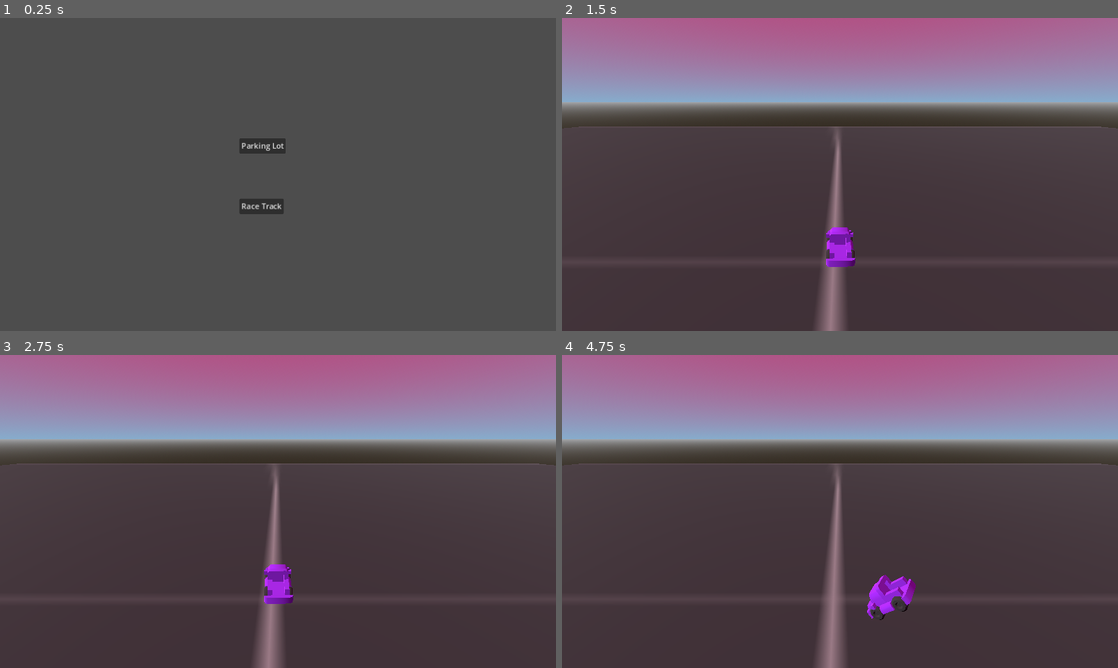
Above: before the commit, frames 1-4 (two rows, left to right).
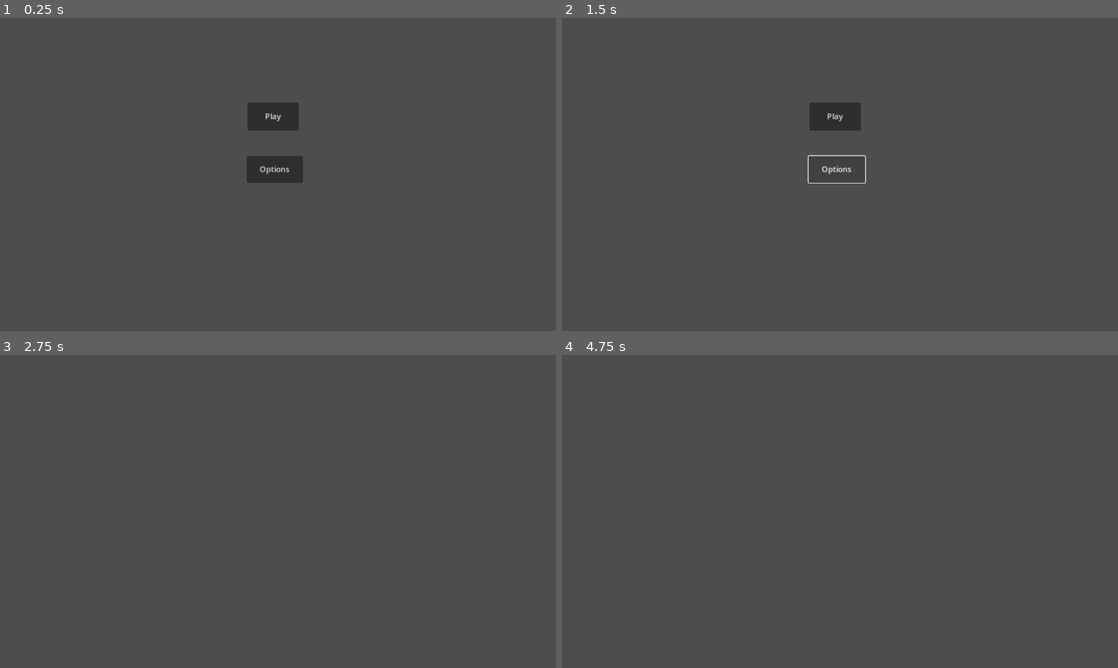
Above: after the commit, the same moments.

Repository: Dgarc359/driving-demo-01
Game: Godot game, scene res://scenes/main.tscn
Two runs of this game, one before a commit and one after it. Both use one fixed random seed, a clock stepped at 60 frames per second and the inputs below.
Inputs (mouse positions are in pixels of both pictures, inside the frame that each line leads up to):
- Up to frame 1 (0.25 s): no input
- Up to frame 2 (1.5 s): click (823, 146) at 0.5 s, where only the run before the commit has a clickable "Parking Lot"; click (834, 168) at 1.25 s, where only the run after the commit has a clickable "Options"
- Up to frame 3 (2.75 s): click (272, 452) at 2 s, where only the run after the commit has a clickable "Play"
- Up to frame 4 (4.75 s): tap Enter (ui_accept) at 2.75, 3.02, 3.77 s; hold Right (ui_right) 2.78-3.53 s; hold Down (ui_down) 3.53-4.28 s; hold Right (ui_right) from 4.28 s (still down)

The runs differ from the first frame. In frame 1, 2.3% of the frame differs, in the area x 43-55%, y 27-63%; in frame 2, 62%, in the area x 0-100%, y 0-100%; in frame 3, 62%; in frame 4, 62%.
Error after the commit: Parse Error: Cannot assign a new value to a constant. (res://scripts/selectable_node_button.gd:9)

Commit message:
add more control on menu ui to pick levels / vehicle

Diff:
--- /dev/null
+++ b/assets/resources/initial_config.tres
@@ -0,0 +1,13 @@
+[gd_resource type="Resource" script_class="Configuration" load_steps=7 format=3 uid="uid://v2v0qxl76y54"]
+
+[ext_resource type="PackedScene" uid="uid://cyin8sti7epx7" path="res://scenes/levels/level_one.tscn" id="1_agckq"]
+[ext_resource type="Script" path="res://scripts/configuration_resource.gd" id="1_elm6f"]
+[ext_resource type="PackedScene" uid="uid://bc8r7ph5e72gv" path="res://scenes/levels/parking_lot_level.tscn" id="2_r60cp"]
+[ext_resource type="Script" path="res://scripts/selectable_vehicle.gd" id="3_ye8yw"]
+[ext_resource type="Resource" uid="uid://beprywepenvya" path="res://assets/resources/vehicles/initial_car_implementation.tres" id="4_etiht"]
+[ext_resource type="Resource" uid="uid://bltlivuj7m7d2" path="res://assets/resources/vehicles/sphere_collision_box_car.tres" id="5_m2xrj"]
+
+[resource]
+script = ExtResource("1_elm6f")
+available_maps = Array[PackedScene]([ExtResource("2_r60cp"), ExtResource("1_agckq")])
+available_vehicles = Array[ExtResource("3_ye8yw")]([ExtResource("4_etiht"), ExtResource("5_m2xrj")])
--- /dev/null
+++ b/assets/resources/vehicles/initial_car_implementation.tres
@@ -0,0 +1,10 @@
+[gd_resource type="Resource" script_class="SelectableVehicle" load_steps=3 format=3 uid="uid://beprywepenvya"]
+
+[ext_resource type="Script" path="res://scripts/selectable_vehicle.gd" id="1_31wrc"]
+[ext_resource type="PackedScene" uid="uid://bcthqpogl584w" path="res://scenes/vehicles/car-controller.tscn" id="2_aayud"]
+
+[resource]
+script = ExtResource("1_31wrc")
+display_name = "Basic Car"
+description = "(Recommended) The basic car"
+vehicle_scene = ExtResource("2_aayud")
--- /dev/null
+++ b/assets/resources/vehicles/sphere_collision_box_car.tres
@@ -0,0 +1,10 @@
+[gd_resource type="Resource" script_class="SelectableVehicle" load_steps=3 format=3 uid="uid://bltlivuj7m7d2"]
+
+[ext_resource type="Script" path="res://scripts/selectable_vehicle.gd" id="1_wv36n"]
+[ext_resource type="PackedScene" uid="uid://bka11q4c4rl77" path="res://scenes/vehicles/sphere_car_controller.tscn" id="2_k4r60"]
+
+[resource]
+script = ExtResource("1_wv36n")
+display_name = "Sphere Collision Car"
+description = "BUGGY - NOT RECOMMENDED"
+vehicle_scene = ExtResource("2_k4r60")
--- a/scenes/levels/level_one.tscn
+++ b/scenes/levels/level_one.tscn
@@ -1,6 +1,6 @@
 [gd_scene load_steps=6 format=3 uid="uid://cyin8sti7epx7"]
 
-[ext_resource type="PackedScene" uid="uid://bcthqpogl584w" path="res://scenes/car-controller.tscn" id="1_co805"]
+[ext_resource type="PackedScene" uid="uid://bcthqpogl584w" path="res://scenes/vehicles/car-controller.tscn" id="1_co805"]
 [ext_resource type="PackedScene" uid="uid://cn2mfrey10boj" path="res://scenes/race_track_02.tscn" id="2_4bni2"]
 
 [sub_resource type="ProceduralSkyMaterial" id="ProceduralSkyMaterial_5b20i"]
--- a/scenes/levels/parking_lot_level.tscn
+++ b/scenes/levels/parking_lot_level.tscn
@@ -1,7 +1,7 @@
 [gd_scene load_steps=6 format=3 uid="uid://bc8r7ph5e72gv"]
 
 [ext_resource type="PackedScene" uid="uid://dbohbht45vr6r" path="res://scenes/parking_lot.tscn" id="1_el7kc"]
-[ext_resource type="PackedScene" uid="uid://bka11q4c4rl77" path="res://scenes/sphere_car_controller.tscn" id="2_qrg66"]
+[ext_resource type="PackedScene" uid="uid://bka11q4c4rl77" path="res://scenes/vehicles/sphere_car_controller.tscn" id="2_qrg66"]
 
 [sub_resource type="ProceduralSkyMaterial" id="ProceduralSkyMaterial_gvgam"]
 sky_top_color = Color(0.741473, 0.222067, 0.440984, 1)
--- a/scenes/menu_ui.tscn
+++ b/scenes/menu_ui.tscn
@@ -1,18 +1,62 @@
-[gd_scene load_steps=4 format=3 uid="uid://ci1jl5kmpe3i8"]
+[gd_scene load_steps=7 format=3 uid="uid://ci1jl5kmpe3i8"]
 
 [ext_resource type="Script" path="res://scripts/level_select.gd" id="1_0s3vg"]
+[ext_resource type="Script" path="res://scripts/menu_ui.gd" id="1_udfkx"]
+[ext_resource type="Script" path="res://scripts/ui_traversal_button.gd" id="2_cnag4"]
 [ext_resource type="PackedScene" uid="uid://bc8r7ph5e72gv" path="res://scenes/levels/parking_lot_level.tscn" id="2_jqw3m"]
 [ext_resource type="PackedScene" uid="uid://cyin8sti7epx7" path="res://scenes/levels/level_one.tscn" id="2_nwb87"]
+[ext_resource type="Script" path="res://scripts/vehicle_controller.gd" id="3_setnc"]
 
 [node name="MenuUi" type="Node3D"]
+script = ExtResource("1_udfkx")
 
-[node name="Control" type="Control" parent="."]
+[node name="InitControl" type="Control" parent="."]
+visible = false
 layout_mode = 3
 anchors_preset = 0
 offset_right = 40.0
 offset_bottom = 40.0
 
-[node name="Parking Lot" type="Button" parent="Control"]
+[node name="PlayButton" type="Button" parent="InitControl"]
+layout_mode = 1
+anchors_preset = -1
+anchor_left = 14.123
+anchor_top = 7.437
+anchor_right = 14.123
+anchor_bottom = 7.437
+offset_left = -51.92
+offset_top = -122.48
+offset_right = 54.08
+offset_bottom = -64.48
+grow_horizontal = 2
+grow_vertical = 2
+text = "Play"
+script = ExtResource("2_cnag4")
+
+[node name="OptionsButton" type="Button" parent="InitControl"]
+layout_mode = 0
+offset_left = 511.0
+offset_top = 286.0
+offset_right = 628.0
+offset_bottom = 341.0
+text = "Options"
+
+[node name="VehicleSelectControl" type="Control" parent="."]
+visible = false
+layout_mode = 3
+anchors_preset = 0
+offset_right = 40.0
+offset_bottom = 40.0
+script = ExtResource("3_setnc")
+
+[node name="LevelSelectControl" type="Control" parent="."]
+visible = false
+layout_mode = 3
+anchors_preset = 0
+offset_right = 40.0
+offset_bottom = 40.0
+
+[node name="Parking Lot" type="Button" parent="LevelSelectControl"]
 layout_mode = 1
 anchors_preset = 8
 anchor_left = 0.5
@@ -29,7 +73,7 @@
 script = ExtResource("1_0s3vg")
 scene_to_switch_to = ExtResource("2_jqw3m")
 
-[node name="Race Track" type="Button" parent="Control"]
+[node name="Race Track" type="Button" parent="LevelSelectControl"]
 layout_mode = 0
 offset_left = 496.0
 offset_top = 374.0
--- /dev/null
+++ b/scripts/configuration_resource.gd
@@ -0,0 +1,11 @@
+extends Resource
+class_name Configuration
+
+@export var selected_map : PackedScene
+@export var selected_vehicle : PackedScene
+
+@export var available_maps : Array[PackedScene]
+@export var available_vehicles: Array[SelectableVehicle]
+
+func get_available_vehicles():
+	return available_vehicles
--- /dev/null
+++ b/scripts/menu_ui.gd
@@ -0,0 +1,49 @@
+extends Node3D
+class_name MainMenuRootNode
+
+const INITIAL_CONFIG = preload("res://assets/resources/initial_config.tres")
+@onready var init_control: Control = $InitControl
+@onready var level_select_control: Control = $LevelSelectControl
+@onready var vehicle_select_control: Control = $VehicleSelectControl
+
+func get_config():
+	print("returning config", INITIAL_CONFIG)
+	return INITIAL_CONFIG
+
+@onready var MainMenuStates = {
+	"init": {
+		"current": true,
+		"controls": init_control
+	},
+	"vehicle_select": {
+		"current": false,
+		"controls": vehicle_select_control
+	},
+	"level_select": {
+		"current": false,
+		"controls": level_select_control
+	},
+}
+
+var current_menu_state = "init"
+
+
+func switch_to_new_menu_state(menu_state: String) -> void:
+	MainMenuStates[current_menu_state].controls.visible = false
+
+	var controls = MainMenuStates[menu_state].controls
+	controls.visible = true
+
+	current_menu_state = menu_state
+	pass
+
+
+# Called when the node enters the scene tree for the first time.
+func _ready() -> void:
+	switch_to_new_menu_state(current_menu_state)
+	pass # Replace with function body.
+
+
+# Called every frame. 'delta' is the elapsed time since the previous frame.
+func _process(delta: float) -> void:
+	pass
--- /dev/null
+++ b/scripts/selectable_node_button.gd
@@ -0,0 +1,19 @@
+extends Button
+class_name SelectableVehicleButton
+
+@onready var menu_ui: MainMenuRootNode = $"."
+
+@export var selectable_vehicle : SelectableVehicle
+
+func _pressed() -> void:
+	menu_ui.INITIAL_CONFIG.selected_vehicle = selectable_vehicle
+
+
+# Called when the node enters the scene tree for the first time.
+func _ready() -> void:
+	pass # Replace with function body.
+
+
+# Called every frame. 'delta' is the elapsed time since the previous frame.
+func _process(delta: float) -> void:
+	pass
--- /dev/null
+++ b/scripts/selectable_vehicle.gd
@@ -0,0 +1,9 @@
+extends Resource
+class_name SelectableVehicle
+
+@export var display_name : String
+@export var description : String
+
+@export var vehicle_scene : PackedScene
+
+# TODO: add screenshot? to make it more obvious what we're picking..
--- /dev/null
+++ b/scripts/ui_traversal_button.gd
@@ -0,0 +1,16 @@
+extends Button
+
+
+@onready var menu_ui: MainMenuRootNode = $"../.."
+
+func _pressed():
+	menu_ui.switch_to_new_menu_state("vehicle_select")
+
+# Called when the node enters the scene tree for the first time.
+func _ready() -> void:
+	pass # Replace with function body.
+
+
+# Called every frame. 'delta' is the elapsed time since the previous frame.
+func _process(delta: float) -> void:
+	pass
--- /dev/null
+++ b/scripts/vehicle_controller.gd
@@ -0,0 +1,25 @@
+extends Control
+@onready var menu_ui: MainMenuRootNode = $".."
+
+var initial_config: Configuration
+
+func on_vehicle_selected():
+	#print(self)
+	#print('button pressed')
+	menu_ui.switch_to_new_menu_state("level_select")
+
+func _ready() -> void:
+	initial_config =  menu_ui.get_config()
+
+	var vbox = VBoxContainer.new()
+	add_child(vbox)
+
+	# TODO: center vbox
+
+	for available_vehicle in initial_config.available_vehicles:
+		var button = SelectableVehicleButton.new()
+		button.set_text(available_vehicle.display_name)
+		button.selectable_vehicle = available_vehicle
+		#button.selectable_node = available_vehicle
+		button.pressed.connect(on_vehicle_selected)
+		vbox.add_child(button)
Not shown: 4 places in scenes/vehicles/car-controller.tscn that only renumber resources
Not shown: 2 places in scenes/vehicles/sphere_car_controller.tscn that only renumber resources
